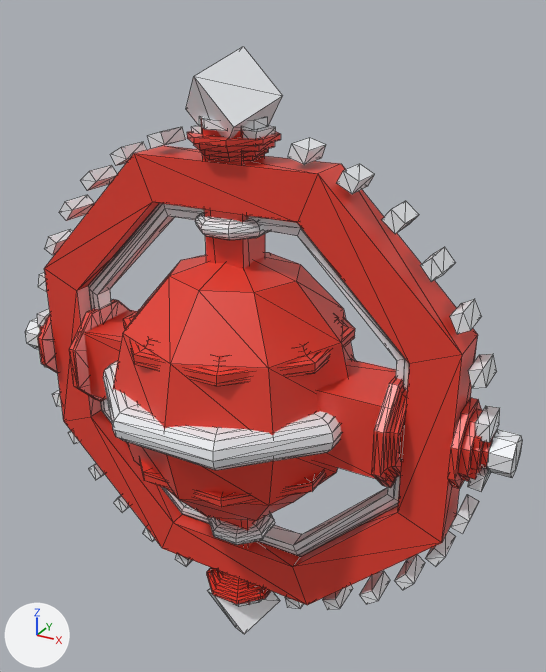
Before and after pictures for a commit that changed the glTF model models/king-ornate.glb.
Before and after are seen from a 50 mm camera at (0.535, -0.865, 0.525) aimed at (0.031, 0.051, 0.067). Lighting does not change. The marker at lower left points along +X, +Y and +Z. The first picture is the older version. Mesh edges are drawn as thin lines. Vertices at exactly the same position are counted once.

Objects in the first picture: 'king-ornate'.
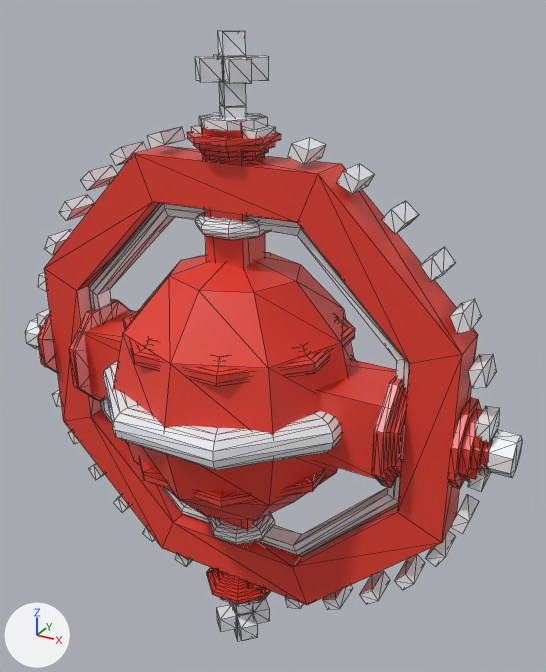
The change, as a list of edits to the scene's bpy script:
```text
Change me_king_ornate:
    remove me_king_ornate.from_pydata(...)  # 1330 vertices, 2492 faces; spans x -0.411..0.411, y -0.194..0.194, z -0.476..0.476
    add me_king_ornate.from_pydata(...)  # 1442 vertices, 2660 faces; spans x -0.411..0.411, y -0.194..0.194, z -0.494..0.494
    me_king_ornate part 1: the loose piece of 8 vertices spanning x -0.068..0.068, y -0.056..0.056, z 0.341..0.476 is multiplied about its middle by the matrix ((0.075, -0.204, -0.277), (0.277, 0.204, -0.075), (0.204, -0.202, 0.204)), then moved by (0.0, 0.0, -0.019)
    me_king_ornate part 2: the loose piece of 8 vertices spanning x -0.068..0.068, y -0.056..0.056, z -0.476..-0.341 is multiplied about its middle by the matrix ((0.075, -0.204, -0.277), (0.277, 0.204, -0.075), (0.204, -0.202, 0.204)), then moved by (0.0, 0.0, 0.828)
    me_king_ornate part 3: the loose piece of 8 vertices spanning x -0.068..0.068, y -0.056..0.056, z 0.341..0.476 is copied, and the copy is multiplied about its middle by the matrix ((0.075, -0.204, -0.277), (0.277, 0.204, -0.075), (0.204, -0.202, 0.204)), then moved by (0.0, 0.0, 0.042); it spans x -0.02..0.02, y -0.02..0.02, z 0.436..0.464
    me_king_ornate part 4: the loose piece of 8 vertices spanning x -0.068..0.068, y -0.056..0.056, z 0.341..0.476 is copied, and the copy is multiplied about its middle by the matrix ((0.075, -0.204, -0.277), (0.277, 0.204, -0.075), (0.204, -0.202, 0.204)), then moved by (0.0, 0.0, 0.072); it spans x -0.02..0.02, y -0.02..0.02, z 0.466..0.494
    me_king_ornate part 5: the loose piece of 8 vertices spanning x -0.068..0.068, y -0.056..0.056, z 0.341..0.476 is copied, and the copy is multiplied about its middle by the matrix ((0.075, -0.204, -0.277), (0.277, 0.204, -0.075), (0.204, -0.202, 0.204)), then moved by (0.021, 0.021, 0.042); it spans x 0.001..0.041, y 0.001..0.041, z 0.436..0.464
    me_king_ornate part 6: the loose piece of 8 vertices spanning x -0.068..0.068, y -0.056..0.056, z 0.341..0.476 is copied, and the copy is multiplied about its middle by the matrix ((0.075, -0.204, -0.277), (0.277, 0.204, -0.075), (0.204, -0.202, 0.204)), then moved by (-0.021, -0.021, 0.042); it spans x -0.041..-0.001, y -0.041..-0.001, z 0.436..0.464
    me_king_ornate part 7: the loose piece of 8 vertices spanning x -0.068..0.068, y -0.056..0.056, z 0.341..0.476 is copied, and the copy is multiplied about its middle by the matrix ((0.075, -0.204, -0.277), (0.277, 0.204, -0.075), (0.204, -0.202, 0.204)), then moved by (0.021, -0.021, 0.042); it spans x 0.001..0.041, y -0.041..-0.001, z 0.436..0.464
    me_king_ornate part 8: the loose piece of 8 vertices spanning x -0.068..0.068, y -0.056..0.056, z -0.476..-0.341 is copied, and the copy is multiplied about its middle by the matrix ((0.075, -0.204, -0.277), (0.277, 0.204, -0.075), (0.204, -0.202, 0.204)), then moved by (0.0, 0.0, -0.012); it spans x -0.02..0.02, y -0.02..0.02, z -0.434..-0.406
    me_king_ornate part 9: the loose piece of 8 vertices spanning x -0.068..0.068, y -0.056..0.056, z -0.476..-0.341 is copied, and the copy is multiplied about its middle by the matrix ((0.075, -0.204, -0.277), (0.277, 0.204, -0.075), (0.204, -0.202, 0.204)), then moved by (0.0, 0.0, -0.042); it spans x -0.02..0.02, y -0.02..0.02, z -0.464..-0.436
    me_king_ornate part 10: the loose piece of 8 vertices spanning x -0.068..0.068, y -0.056..0.056, z -0.476..-0.341 is copied, and the copy is multiplied about its middle by the matrix ((0.075, -0.204, -0.277), (0.277, 0.204, -0.075), (0.204, -0.202, 0.204)), then moved by (0.0, 0.0, -0.072); it spans x -0.02..0.02, y -0.02..0.02, z -0.494..-0.466
    me_king_ornate part 11: the loose piece of 8 vertices spanning x -0.068..0.068, y -0.056..0.056, z -0.476..-0.341 is copied, and the copy is multiplied about its middle by the matrix ((0.075, -0.204, -0.277), (0.277, 0.204, -0.075), (0.204, -0.202, 0.204)), then moved by (0.021, 0.021, -0.042); it spans x 0.001..0.041, y 0.001..0.041, z -0.464..-0.436
    me_king_ornate part 12: the loose piece of 8 vertices spanning x -0.068..0.068, y -0.056..0.056, z -0.476..-0.341 is copied, and the copy is multiplied about its middle by the matrix ((0.075, -0.204, -0.277), (0.277, 0.204, -0.075), (0.204, -0.202, 0.204)), then moved by (-0.021, -0.021, -0.042); it spans x -0.041..-0.001, y -0.041..-0.001, z -0.464..-0.436
    me_king_ornate part 13: the loose piece of 8 vertices spanning x -0.068..0.068, y -0.056..0.056, z -0.476..-0.341 is copied, and the copy is multiplied about its middle by the matrix ((0.075, -0.204, -0.277), (0.277, 0.204, -0.075), (0.204, -0.202, 0.204)), then moved by (0.021, -0.021, -0.042); it spans x 0.001..0.041, y -0.041..-0.001, z -0.464..-0.436
    other edits to the shape of me_king_ornate do not show in these pictures
```

Pixel boxes (x1, y1, x2, y2) of what changed, in the pictures (546 x 672 px; the box of a moved part takes in the faces that stretch with it):
'king-ornate', reshaped
    before: (25, 46, 522, 634)
    after: (25, 30, 522, 641)
part 1 of me_king_ornate, moved or reshaped
    before: (186, 46, 283, 138)
    after: (220, 105, 246, 118)
part 2 of me_king_ornate, moved or reshaped
    before: (207, 588, 280, 634)
    after: (219, 81, 246, 106)
part 3 of me_king_ornate, added
    after: (219, 56, 243, 81)
part 4 of me_king_ornate, added
    after: (218, 30, 246, 56)
part 5 of me_king_ornate, added
    after: (243, 55, 269, 81)
part 6 of me_king_ornate, added
    after: (195, 56, 223, 82)
part 7 of me_king_ornate, added
    after: (224, 57, 252, 84)
part 8 of me_king_ornate, added
    after: (234, 604, 253, 615)
part 9 of me_king_ornate, added
    after: (233, 605, 253, 628)
part 10 of me_king_ornate, added
    after: (234, 625, 241, 641)
part 11 of me_king_ornate, added
    after: (253, 598, 270, 624)
part 12 of me_king_ornate, added
    after: (217, 605, 237, 632)
part 13 of me_king_ornate, added
    after: (237, 613, 258, 641)
